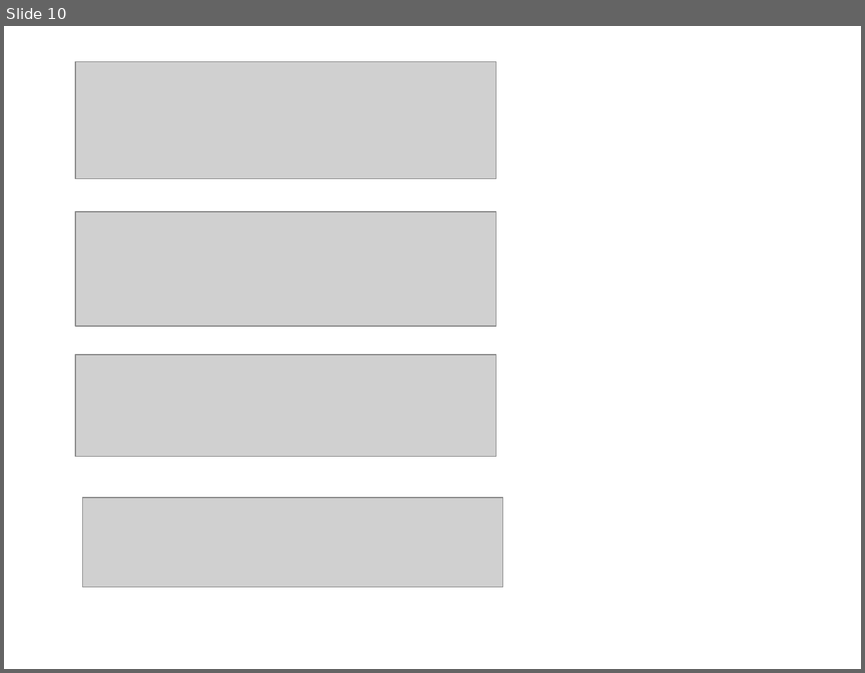
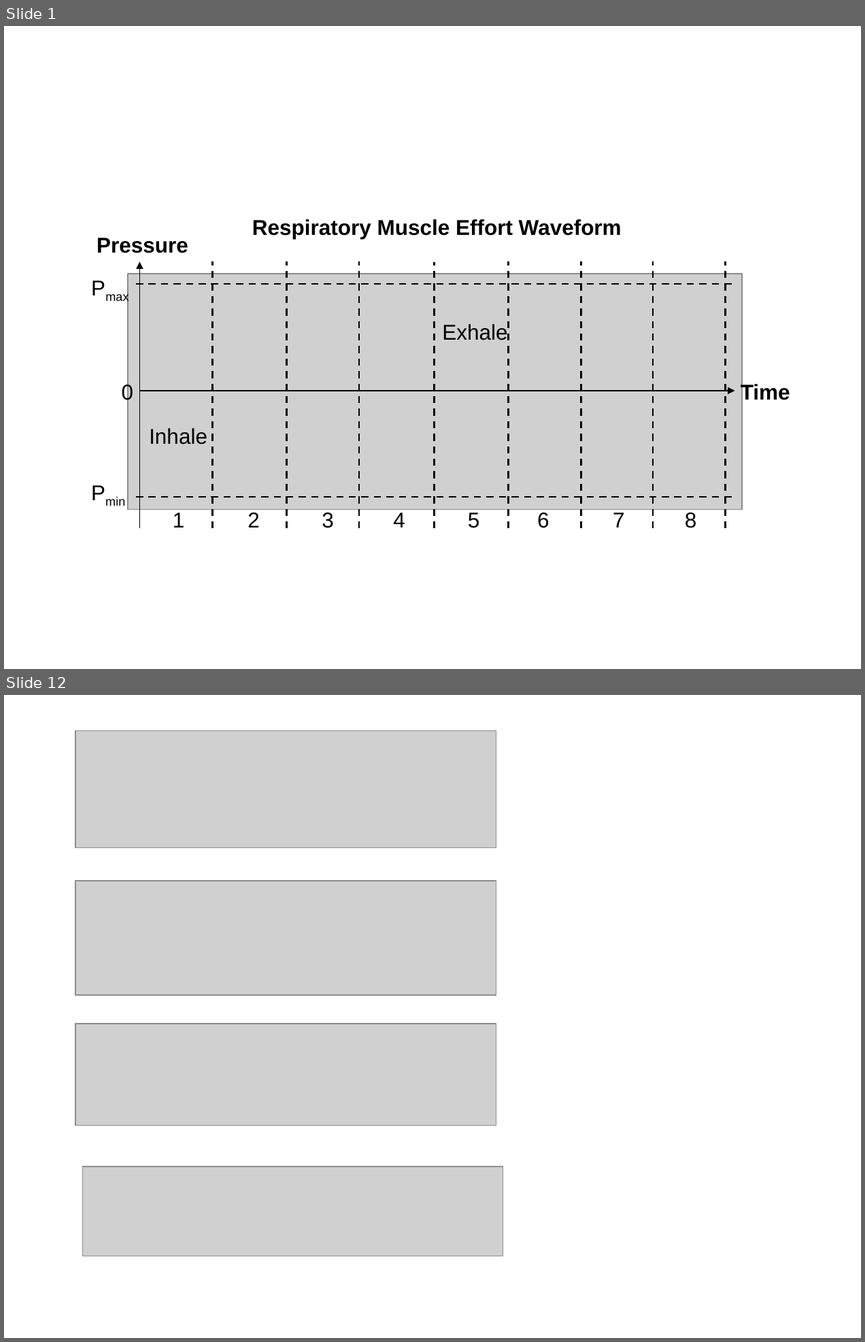
Before and after one commit to shawnhuyiwen/pulse, a slide deck: docs/Figures/RespiratoryWorking.pptx. Shown one above the other, each under a label of ours: slide 10 before the commit, slides 1 and 12 after it; the slides between them are not shown. The pictures are 865x673 and 865x1342 pixels, drawn with LibreOffice and Linux fonts; fonts in the diff are those of the drawing; grey boxes stand for pictures. Boxes give left, top, right and bottom in pixels: in the first picture for what was removed or moved away, otherwise in the second. Text is boxed around its words. In the diff, an @@ line names an element or a change of style, - is before the commit and + after.

Commit message:
Intermediate respiratory methodology update.

```diff
--- a/docs/Figures/RespiratoryWorking.pptx
+++ b/docs/Figures/RespiratoryWorking.pptx
@@ slide 1 added at [4,26,861,669], background #FFFFFF @@
@@ text added at [252,219,621,239], 18 pt, text #000000, bold @@
+Respiratory Muscle Effort Waveform
@@ text added at [96,237,188,253], 18 pt, text #000000, bold @@
+Pressure
@@ text added at [83,270,143,305], 18 pt, text #000000 @@
+Pmax
@@ arrow added from (139, 528) to (139, 261), #000000 1 pt @@
@@ line added from (212, 528) to (212, 261), #000000 1.5 pt dashed @@
@@ line added from (287, 528) to (287, 261), #000000 1.5 pt dashed @@
@@ line added from (359, 528) to (359, 261), #000000 1.5 pt dashed @@
@@ line added from (434, 528) to (434, 261), #000000 1.5 pt dashed @@
@@ line added from (508, 528) to (508, 261), #000000 1.5 pt dashed @@
@@ line added from (581, 528) to (581, 261), #000000 1.5 pt dashed @@
@@ line added from (653, 528) to (653, 261), #000000 1.5 pt dashed @@
@@ line added from (725, 528) to (725, 261), #000000 1.5 pt dashed @@
@@ picture added at [128,274,742,509] @@
@@ line added from (732, 284) to (133, 284), #000000 1.5 pt dashed @@
@@ text added at [442,324,507,340], 18 pt, text #000000 @@
+Exhale
@@ text added at [122,382,134,403], 18 pt, text #000000 @@
+0
@@ arrow added from (139, 390) to (735, 390), #000000 1 pt @@
@@ text added at [740,382,790,403], 18 pt, text #000000, bold @@
+Time
@@ text added at [149,428,207,444], 18 pt, text #000000 @@
+Inhale
@@ text added at [83,474,138,508], 18 pt, text #000000 @@
+Pmin
@@ line added from (732, 497) to (133, 497), #000000 1.5 pt dashed @@
@@ text added at [173,512,185,527], 18 pt, text #000000 @@
+1
@@ text added at [247,512,260,527], 18 pt, text #000000 @@
+2
@@ text added at [322,512,334,528], 18 pt, text #000000 @@
+3
@@ text added at [393,512,405,527], 18 pt, text #000000 @@
+4
@@ text added at [468,512,480,528], 18 pt, text #000000 @@
+5
@@ text added at [537,512,549,528], 18 pt, text #000000 @@
+6
@@ text added at [613,512,625,527], 18 pt, text #000000 @@
+7
@@ text added at [685,512,697,528], 18 pt, text #000000 @@
+8
@@ what was slide 10 is now slide 12 @@
```
Also in this commit, not shown: 4 other slides added, 3 slides removed, 8 other files.
